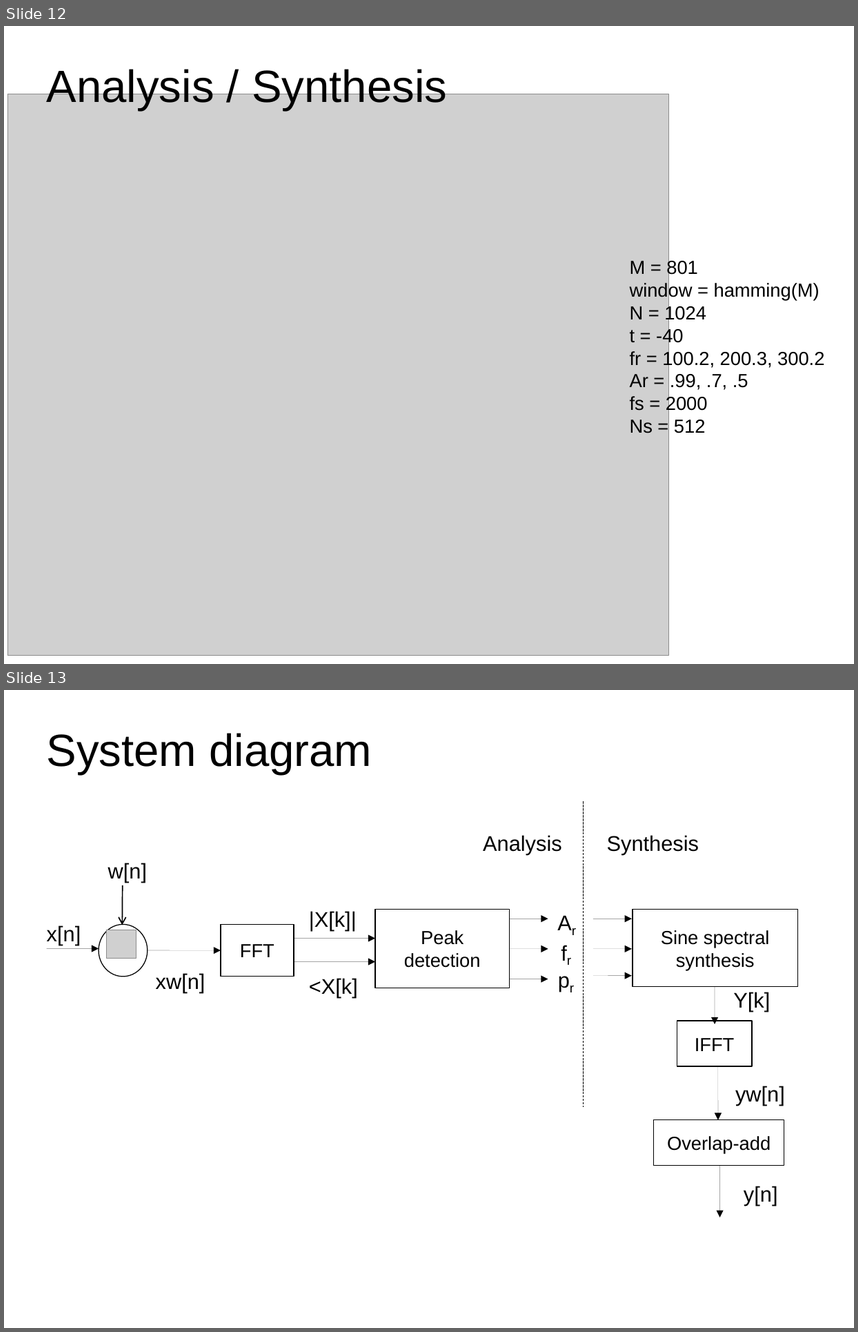
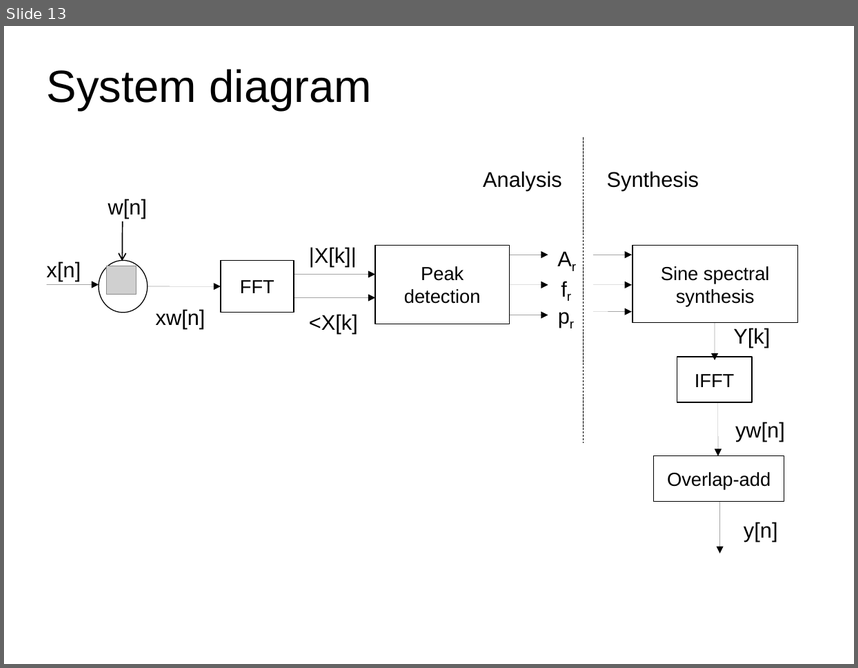
Before and after one commit to MTG/sms-tools, a slide deck: lectures/5-Sinusoidal-model/Sinusoidal-Model-2.odp. Shown one above the other, each under a label of ours: slides 12 and 13 before the commit, slide 13 after it. The pictures are 858x1332 and 858x668 pixels, drawn with LibreOffice and Linux fonts; fonts in the diff are those of the drawing; grey boxes stand for pictures. Boxes give left, top, right and bottom in pixels: in the first picture for what was removed or moved away, otherwise in the second. Text is boxed around its words. In the diff, an @@ line names an element or a change of style, - is before the commit and + after.

```diff
--- a/lectures/5-Sinusoidal-model/Sinusoidal-Model-2.odp
+++ b/lectures/5-Sinusoidal-model/Sinusoidal-Model-2.odp
@@ slide 12 removed at [4, 26, 854, 664], background #FFFFFF @@
@@ title removed at [47, 67, 447, 111] @@
-Analysis / Synthesis
@@ picture removed at [7, 94, 668, 655] @@
@@ text removed at [630, 259, 824, 433] @@
-M = 801
-window = hamming(M)
-N = 1024
-t = -40
-fr = 100.2, 200.3, 300.2
-Ar = .99, .7, .5
-fs = 2000
-Ns = 512
```
Also in this commit, not shown: 2 slides changed, 2 slides added, 1 other slide removed, 28 other files.
